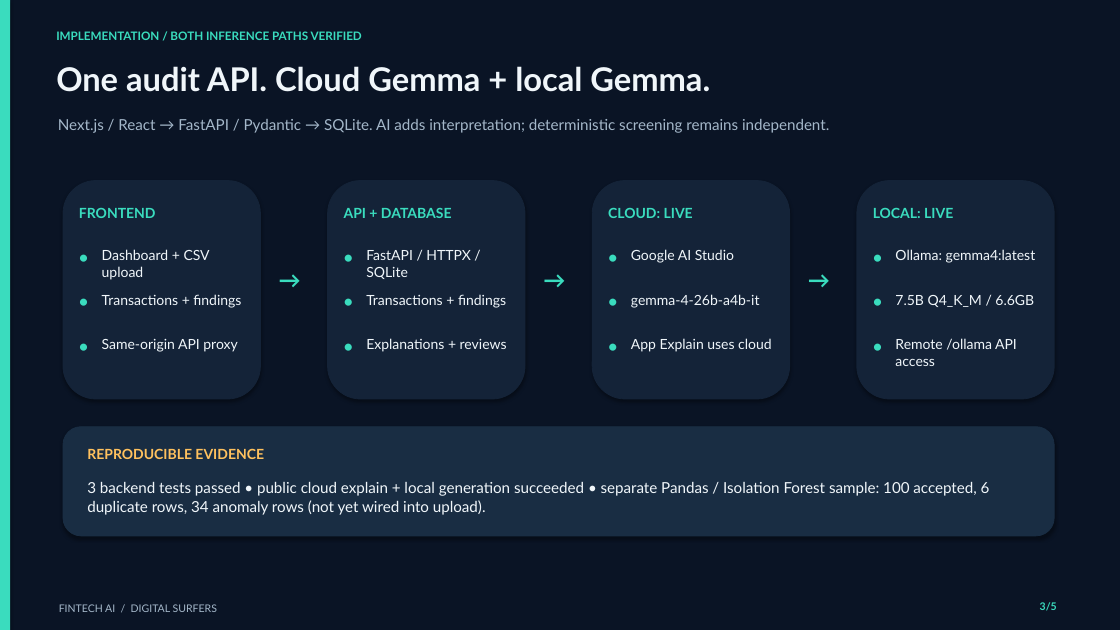
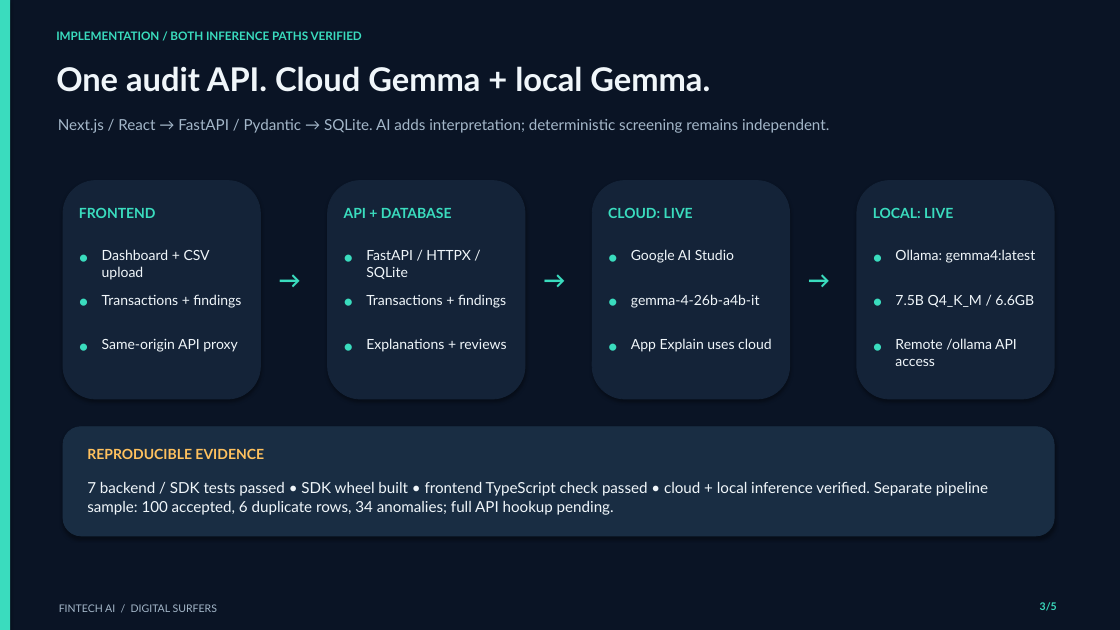
Before and after one commit to kwisdomk/FintechClankerz, a slide deck: slide 3 of FINTECH_AI_Demo_Final_5_Slides.pptx. Drawn at 1120x630 pixels with LibreOffice and Linux fonts; fonts in the diff are those of the drawing. Boxes give left, top, right and bottom in pixels: in the first picture for what was removed or moved away, otherwise in the second. Text is boxed around its words. In the diff, an @@ line names an element or a change of style, - is before the commit and + after.

```diff
--- a/FINTECH_AI_Demo_Final_5_Slides.pptx
+++ b/FINTECH_AI_Demo_Final_5_Slides.pptx
@@ text at (87, 482, 988, 515): text changed @@
-3 backend tests passed • public cloud explain + local generation succeeded • separate Pandas / Isolation Forest sample: 100 accepted, 6 duplicate rows, 34 anomaly rows (not yet wired into upload).
+7 backend / SDK tests passed • SDK wheel built • frontend TypeScript check passed • cloud + local inference verified. Separate pipeline sample: 100 accepted, 6 duplicate rows, 34 anomalies; full API hookup pending.
```
Also in this commit, not shown: 3 other slides changed, 5 other files.
